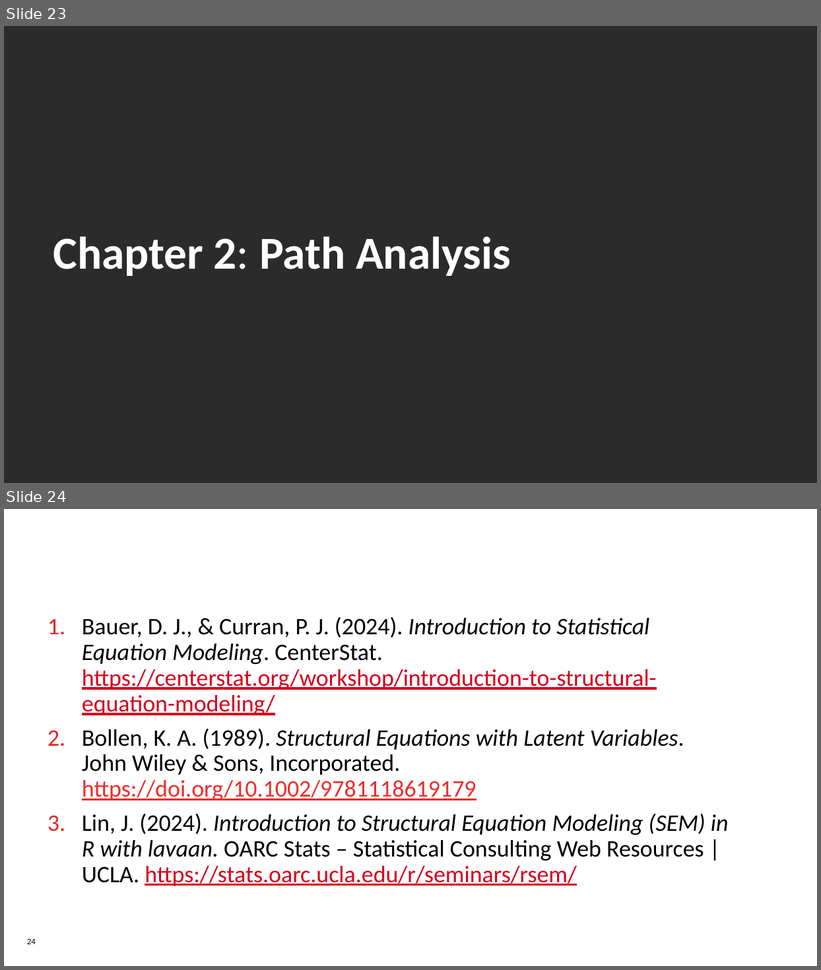
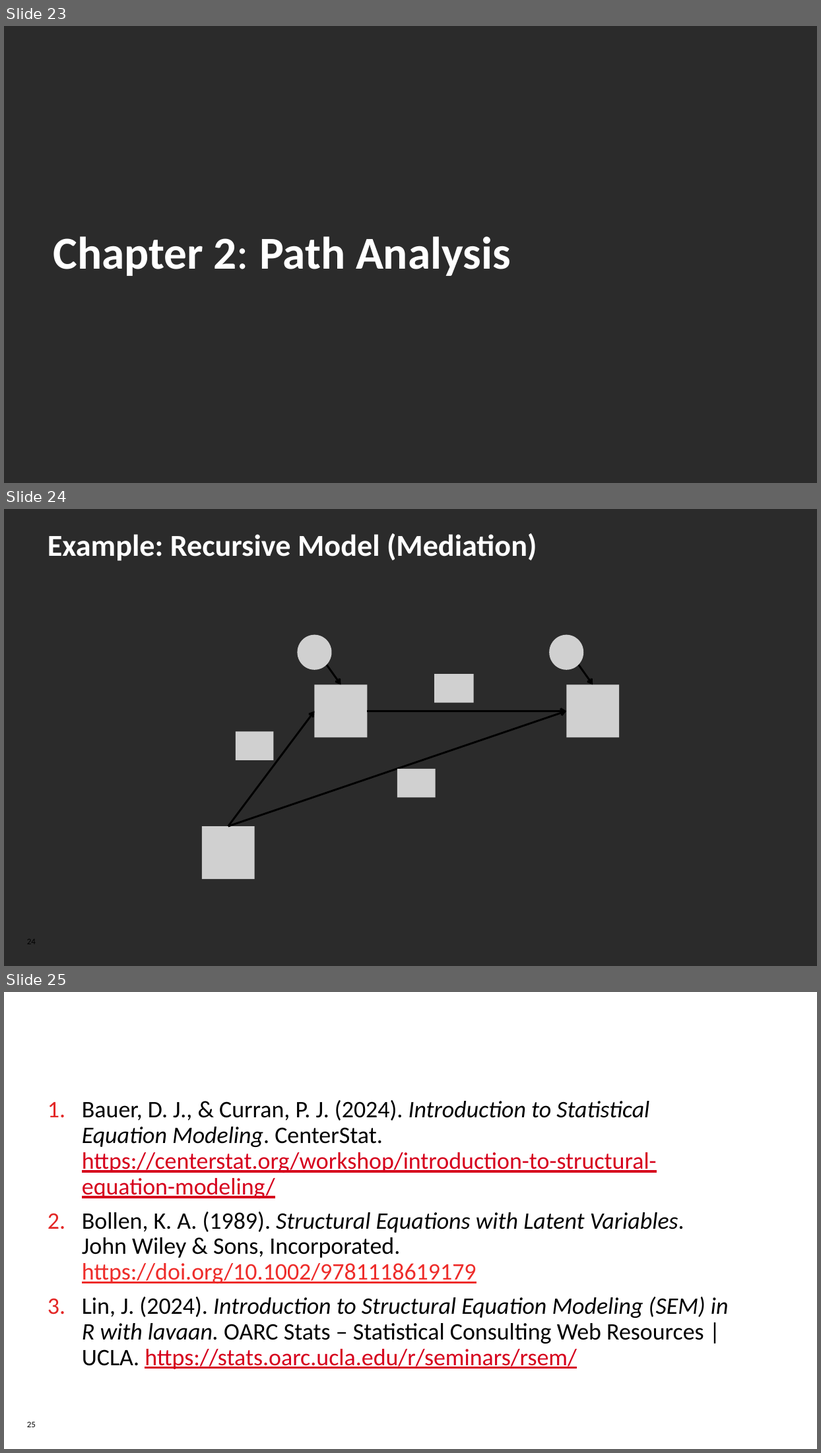
Before and after one commit to dserrington/UCalgary-MDSA-Internship, a slide deck: DRAFT - Research Capstone Project v1.pptx. Shown one above the other, each under a label of ours: slides 23 and 24 before the commit, slides 23, 24 and 25 after it. The pictures are 821x970 and 821x1453 pixels, drawn with LibreOffice and Linux fonts; fonts in the diff are those of the drawing; grey boxes stand for pictures; background and template pictures are left out; a plain dark background stands for a picture behind light text. Boxes give left, top, right and bottom in pixels: in the first picture for what was removed or moved away, otherwise in the second. Text is boxed around its words. In the diff, an @@ line names an element or a change of style, - is before the commit and + after.

```diff
--- a/DRAFT - Research Capstone Project v1.pptx
+++ b/DRAFT - Research Capstone Project v1.pptx
@@ slide 24 added at (4, 509, 817, 966), background picture (left out) @@
@@ title added at (48, 533, 537, 561), 36 pt, text #FFFFFF, bold @@
+Example: Recursive Model (Mediation)
@@ group added at (201, 634, 620, 880): 8 pictures, 5 arrows @@
@@ page number added at (27, 939, 36, 945), 10 pt, text #000000 @@
+24
@@ what was slide 24 is now slide 25 @@
@@ page number at (27, 1422, 36, 1428): text changed @@
-24
+25
```
Also in this commit, not shown: 1 other file.
